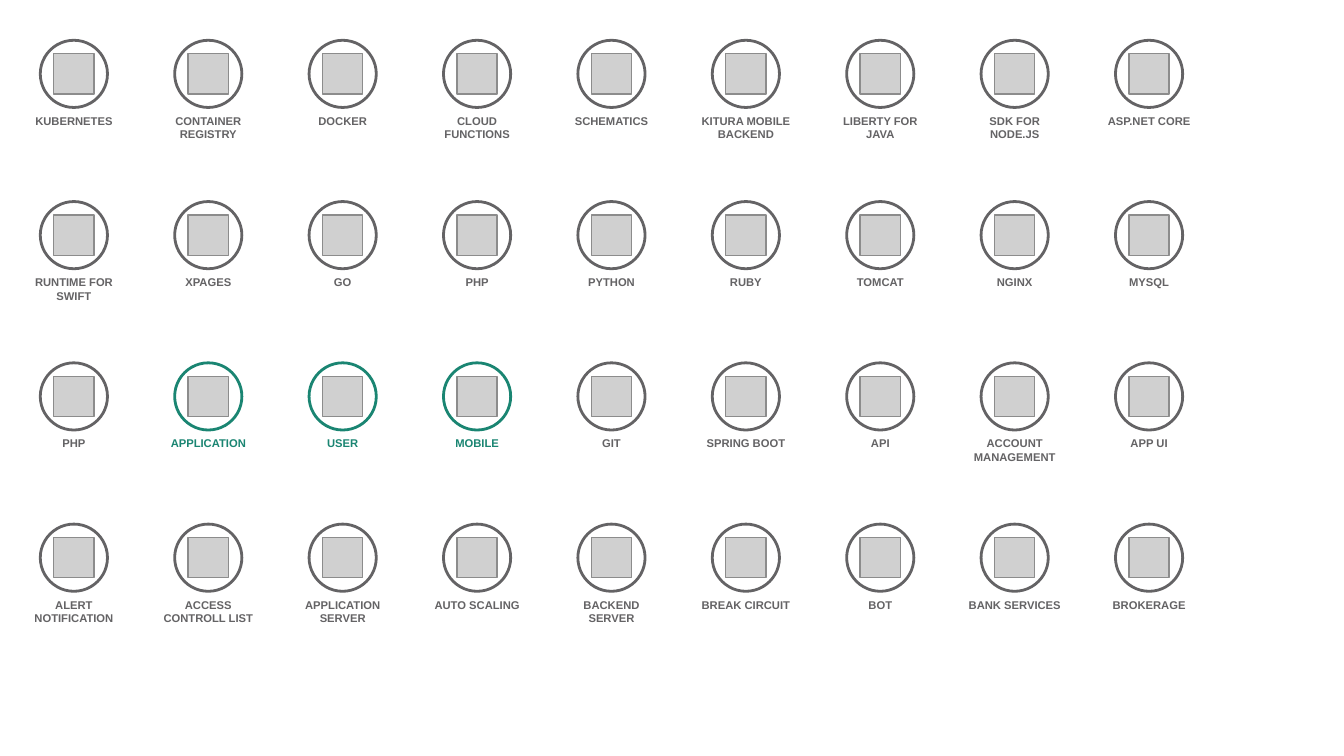
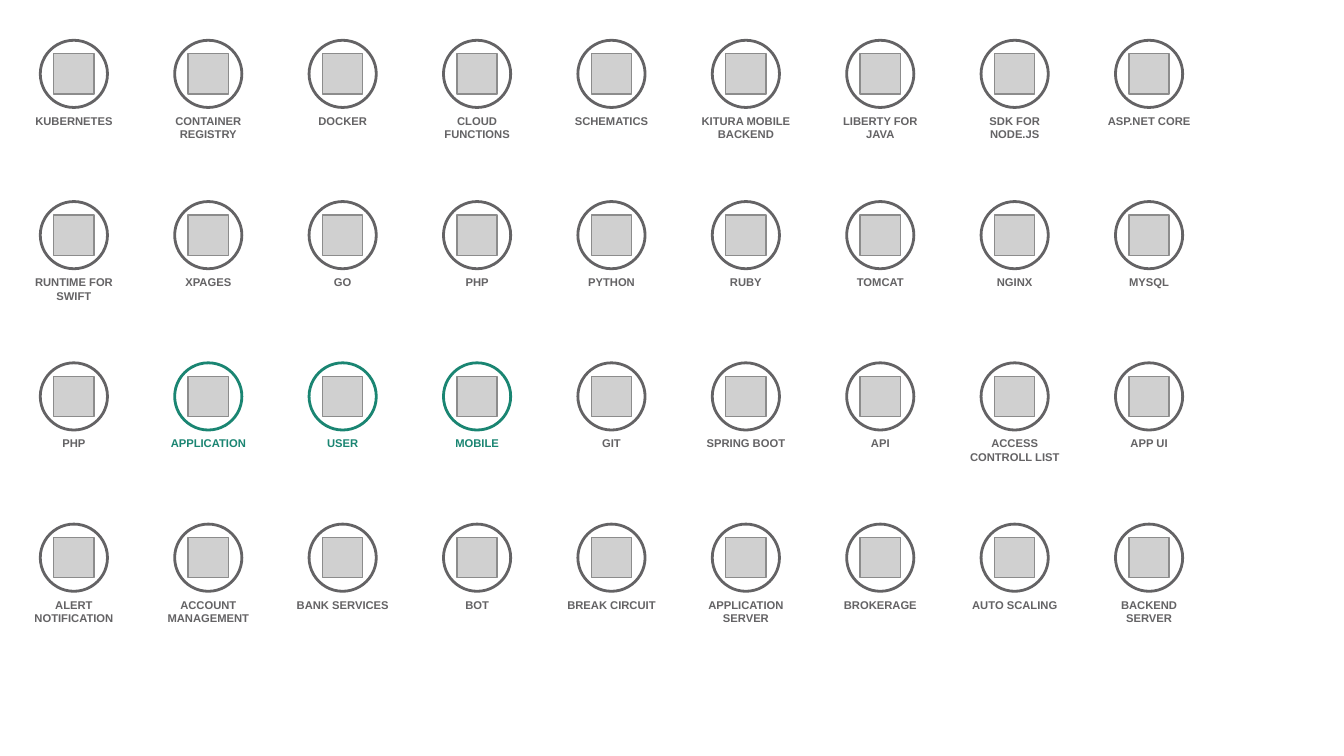
Before and after one commit to l2fprod/myarchitecture, a slide deck: slide 8 of mycatalog-architecture-diagram-template.pptx (slide 9 before the commit). Drawn at 1344x756 pixels with LibreOffice and Linux fonts; fonts in the diff are those of the drawing; grey boxes stand for pictures. Boxes give left, top, right and bottom in pixels: in the first picture for what was removed or moved away, otherwise in the second. Text is boxed around its words. In the diff, an @@ line names an element or a change of style, - is before the commit and + after.

Commit message:
new deck

```diff
--- a/mycatalog-architecture-diagram-template.pptx
+++ b/mycatalog-architecture-diagram-template.pptx
@@ text at <box>970,439,1059,461</box>: text changed @@
-ACCOUNT MANAGEMENT
+ACCESS CONTROLL LIST
@@ text "BREAK CIRCUIT": place and size @@
-text "BREAK CIRCUIT" at <box>702,601,790,609</box>
+text "BREAK CIRCUIT" at <box>567,601,655,609</box>
@@ text at <box>168,601,250,622</box>: text changed @@
-ACCESS CONTROLL LIST
+ACCOUNT MANAGEMENT
@@ text at <box>297,601,388,609</box>: text changed @@
-APPLICATION SERVER
+BANK SERVICES
@@ text at <box>465,601,489,609</box>: text changed @@
-AUTO SCALING
+BOT
@@ text at <box>708,601,783,622</box>: text changed @@
-BACKEND SERVER
+APPLICATION SERVER
@@ text at <box>844,601,917,609</box>: text changed @@
-BOT
+BROKERAGE
@@ text at <box>972,601,1057,609</box>: text changed @@
-BANK SERVICES
+AUTO SCALING
@@ text at <box>1121,601,1177,622</box>: text changed @@
-BROKERAGE
+BACKEND SERVER
```
Also in this commit, not shown: 8 other slides changed, 1 slide removed.
